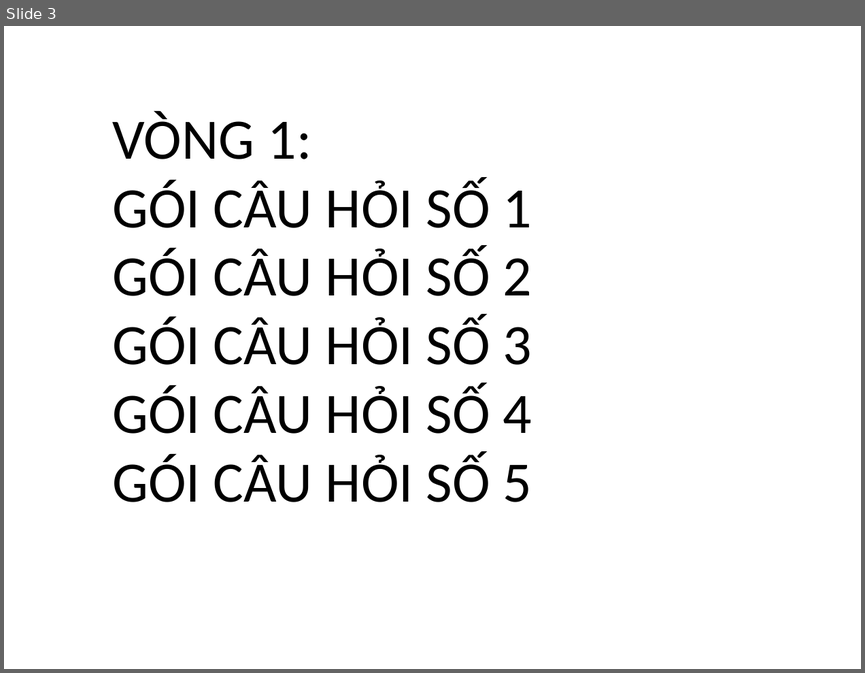
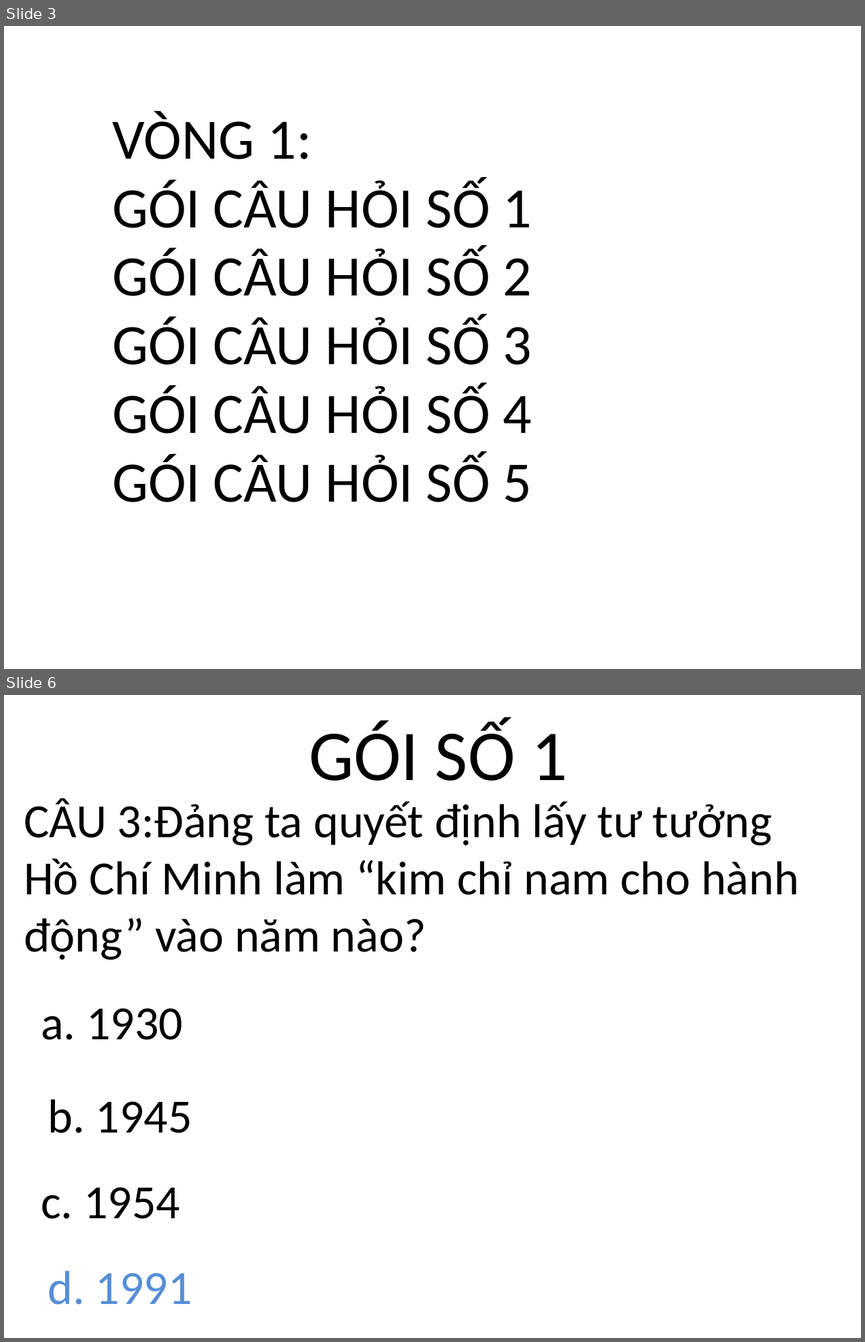
Before and after one commit to huytt/giao-an, a slide deck: hoi_thi.ppt. Shown one above the other, each under a label of ours: slide 3 before the commit, slides 3 and 6 after it; the slides between them are not shown. The pictures are 865x673 and 865x1342 pixels, drawn with LibreOffice and Linux fonts; fonts in the diff are those of the drawing; background and template pictures are left out. Boxes give left, top, right and bottom in pixels: in the first picture for what was removed or moved away, otherwise in the second. Text is boxed around its words. In the diff, an @@ line names an element or a change of style, - is before the commit and + after.

```diff
--- a/hoi_thi.ppt
+++ b/hoi_thi.ppt
@@ slide 6 added at bbox=[4, 695, 861, 1338], background picture (left out) @@
@@ text added at bbox=[309, 720, 567, 781], 60 pt, text #000000 @@
+GÓI SỐ 1
@@ text added at bbox=[24, 798, 799, 960], 40 pt, text #000000 @@
+CÂU 3:Đảng ta quyết định lấy tư tưởng Hồ Chí Minh làm “kim chỉ nam cho hành động” vào năm nào?
@@ text added at bbox=[41, 1008, 183, 1040], 40 pt, text #000000 @@
+a. 1930
@@ text added at bbox=[48, 1099, 192, 1133], 40 pt, text #000000 @@
+b. 1945
@@ text added at bbox=[41, 1187, 180, 1219], 40 pt, text #000000 @@
+c. 1954
@@ text added at bbox=[48, 1270, 192, 1304], 40 pt, text #558ED5 @@
+d. 1991
```
Also in this commit, not shown: 2 slides changed, 10 other slides added, 4 slides removed.
